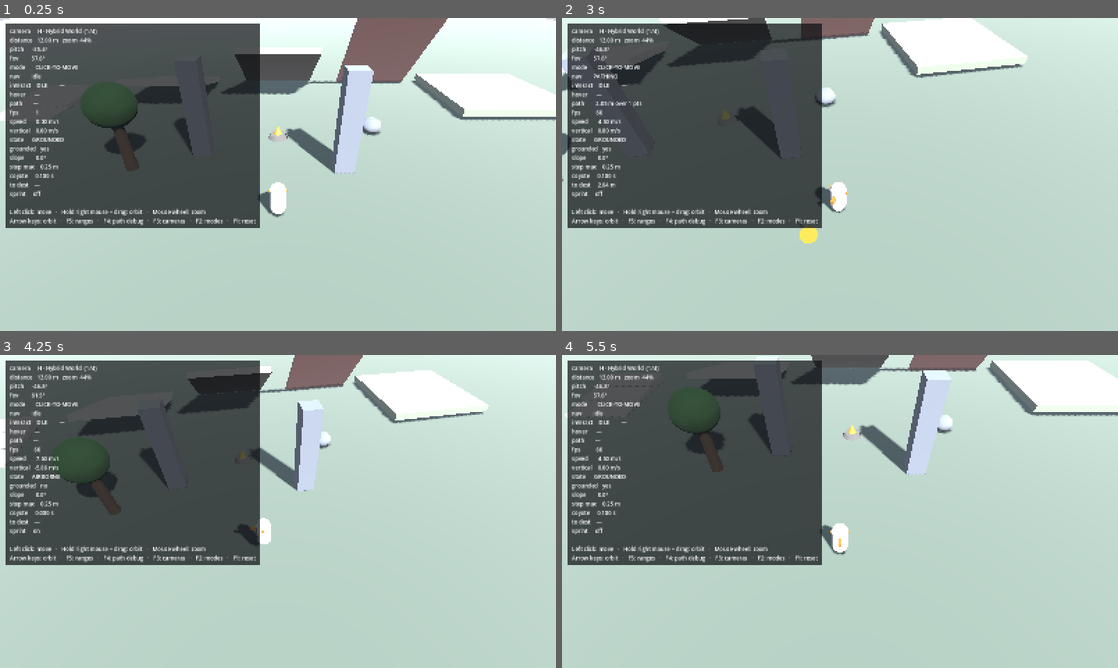
Above: before the commit, frames 1-4 (two rows, left to right).
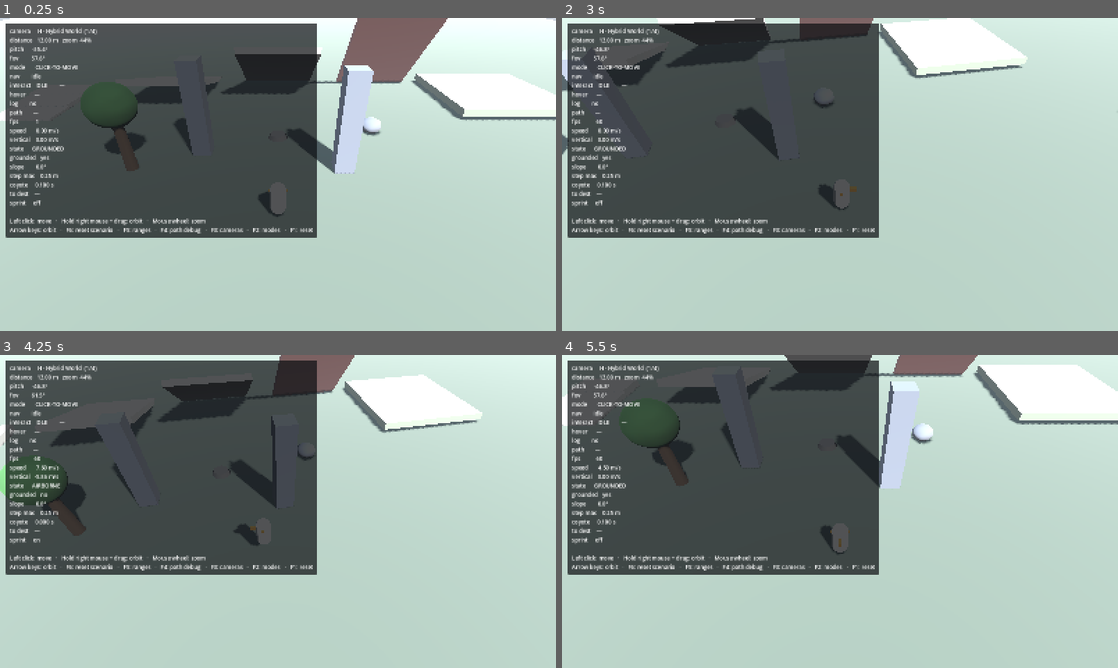
Above: after the commit, the same moments.

Repository: madpai/umbral
Game: Godot game, scene res://main.tscn
Two runs of this game, one before a commit and one after it. Both use one fixed random seed, a clock stepped at 60 frames per second and the inputs below.
Inputs (mouse positions are in pixels of both pictures, inside the frame that each line leads up to):
- Up to frame 1 (0.25 s): no input
- Up to frame 2 (3 s): move the mouse to (962, 158) at 0.52 s; hold D (move_right) 0.53-1.25 s; tap Down (look_down) at 0.6 s; click (962, 158) at 0.67 s; tap Space (jump) at 0.77 s; drag from (728, 190) to (812, 237) at 1.27 s; tap Enter at 2 s; move the mouse to (895, 105) at 2.02 s; hold D (move_right) 2.03-2.75 s; tap Right (look_right) at 2.1 s; click (895, 105) at 2.17 s; drag from (812, 237) to (673, 127) at 2.77 s
- Up to frame 3 (4.25 s): move the mouse to (444, 558) at 3.52 s; hold A (move_left) from 3.53 s (still down); hold Shift (sprint) from 3.53 s (still down); click (444, 558) at 3.67 s; tap Space (jump) at 3.77 s; tap F6 (reset_scenario, bound only after the commit) at 4.15 s
- Up to frame 4 (5.5 s): release A (move_left) at 4.25 s; release Shift (sprint) at 4.25 s; drag from (673, 464) to (756, 433) at 4.27 s; move the mouse to (867, 511) at 5.02 s; hold S (move_back) from 5.03 s (still down); tap Left (look_left) at 5.1 s; click (867, 511) at 5.17 s

The runs differ from the first frame. In frame 1, 10% of the frame differs, in the area x 1-57%, y 1-71%; in frame 2, 11%; in frame 3, 16%; in frame 4, 18%, in the area x 0-100%, y 0-71%.

Commit message:
Prototype first consequence loop
Add one causal loop (tree grants a log; campfire consumes it and ignites) to
test whether interaction feels more satisfying when it produces a visible
world consequence, plus a debug scenario reset and provisional design notes
on world-first inventory communication.

Diff:
--- a/prototype/interaction/interactable.gd
+++ b/prototype/interaction/interactable.gd
@@ -12,13 +12,18 @@
 
 signal interaction_completed(interactable: Interactable)
 
-enum VisualState { AVAILABLE, HOVERED, ACTIVE, COMPLETED }
+enum VisualState { AVAILABLE, HOVERED, ACTIVE, COMPLETED, DEPLETED, LIT, REFUSED }
 
 @export var profile: InteractionProfile
 
 @onready var visual: Node3D = $Visual
 @onready var progress_ring: MeshInstance3D = $ProgressRing
 @onready var range_ring: MeshInstance3D = $RangeRing
+## Optional, looked up by name. Hidden when a log source depletes.
+@onready var _canopy: Node3D = get_node_or_null("Visual/Canopy")
+## Optional, looked up by name. Shown when a campfire ignites.
+@onready var _flame: Node3D = get_node_or_null("Visual/Flame")
+@onready var _fire_light: OmniLight3D = get_node_or_null("FireLight")
 
 var _state: VisualState = VisualState.AVAILABLE
 var _meshes: Array[MeshInstance3D] = []
@@ -27,6 +32,11 @@
 var _visual_base_scale := Vector3.ONE
 var _reset_timer := 0.0
 var _pulse := 0.0
+var _refuse_timer := 0.0
+var _flicker := 0.0
+## Causal state. Disposable prototype scaffolding, not a resource model.
+var depleted := false
+var lit := false
 
 
 func _ready() -> void:
@@ -36,6 +46,10 @@
 	_collect_meshes(visual)
 	progress_ring.visible = false
 	range_ring.visible = false
+	if _flame != null:
+		_flame.visible = false
+	if _fire_light != null:
+		_fire_light.visible = false
 	range_ring.scale = Vector3(profile.interaction_range, 1.0, profile.interaction_range)
 	_apply_tint()
 
@@ -57,6 +71,20 @@
 
 
 func _process(delta: float) -> void:
+	if _refuse_timer > 0.0:
+		_refuse_timer -= delta
+		if _refuse_timer <= 0.0:
+			_set_state(VisualState.DEPLETED if depleted
+					else (VisualState.LIT if lit else VisualState.AVAILABLE))
+
+	if lit and _fire_light != null:
+		# Placeholder flicker: a sine on the light energy and the flame scale.
+		# Readability, not atmosphere.
+		_flicker += delta * 9.0
+		_fire_light.light_energy = 3.2 + sin(_flicker) * 0.45 + sin(_flicker * 2.7) * 0.2
+		if _flame != null:
+			_flame.scale = Vector3.ONE * (1.0 + sin(_flicker * 1.6) * 0.09)
+
 	if _state == VisualState.COMPLETED and profile.reset_seconds > 0.0:
 		_reset_timer -= delta
 		if _reset_timer <= 0.0:
@@ -73,7 +101,73 @@
 # ------------------------------------------------------------- player API ----
 
 func is_available() -> bool:
+	if depleted or lit:
+		return false
 	return _state != VisualState.COMPLETED
+
+
+## The object's own rule about whether it will accept work right now. Takes the
+## player's log state as a plain bool so the object never learns what a player
+## is. Returns an empty string when the interaction is allowed, otherwise the
+## debug-HUD reason it was refused.
+func refusal_reason(player_has_log: bool) -> String:
+	match profile.role:
+		InteractionProfile.Role.LOG_SOURCE:
+			if depleted:
+				return "%s is bare" % profile.display_name
+			if player_has_log:
+				# One log at a time. Refusing rather than wasting the only tree
+				# in the scene: see CONSEQUENCE_TEST.md.
+				return "already carrying a log"
+		InteractionProfile.Role.CAMPFIRE:
+			if lit:
+				return "%s is already lit" % profile.display_name
+			if not player_has_log:
+				return "no log to burn"
+		_:
+			if _state == VisualState.COMPLETED:
+				return "%s is spent" % profile.display_name
+	return ""
+
+
+## Brief red flash. The whole "you cannot do that" feedback.
+func refuse() -> void:
+	_refuse_timer = profile.refuse_flash_seconds
+	_set_state(VisualState.REFUSED)
+
+
+func deplete() -> void:
+	depleted = true
+	if _canopy != null:
+		_canopy.visible = false
+	_set_state(VisualState.DEPLETED)
+
+
+func ignite() -> void:
+	lit = true
+	if _flame != null:
+		_flame.visible = true
+	if _fire_light != null:
+		_fire_light.visible = true
+	_set_state(VisualState.LIT)
+
+
+## Debug-only. Puts the object back to its opening condition.
+func reset_scenario() -> void:
+	depleted = false
+	lit = false
+	_refuse_timer = 0.0
+	_reset_timer = 0.0
+	progress_ring.visible = false
+	if _canopy != null:
+		_canopy.visible = true
+	if _flame != null:
+		_flame.visible = false
+	if _fire_light != null:
+		_fire_light.visible = false
+		_fire_light.light_energy = 3.2
+	visual.scale = _visual_base_scale
+	_set_state(VisualState.AVAILABLE)
 
 
 func interaction_range() -> float:
@@ -118,8 +212,14 @@
 
 func complete_interaction() -> void:
 	progress_ring.visible = false
-	_set_state(VisualState.COMPLETED)
-	_reset_timer = profile.reset_seconds
+	match profile.role:
+		InteractionProfile.Role.LOG_SOURCE:
+			deplete()
+		InteractionProfile.Role.CAMPFIRE:
+			ignite()
+		_:
+			_set_state(VisualState.COMPLETED)
+			_reset_timer = profile.reset_seconds
 	# The visible "something happened" beat. Deliberately just a pop and a
 	# colour change: no felling, no resources, no inventory.
 	var tween := create_tween()
@@ -139,6 +239,9 @@
 		VisualState.HOVERED: return "hovered"
 		VisualState.ACTIVE: return "active"
 		VisualState.COMPLETED: return "completed"
+		VisualState.DEPLETED: return "depleted"
+		VisualState.LIT: return "lit"
+		VisualState.REFUSED: return "refused"
 		_: return "available"
 
 
@@ -162,5 +265,14 @@
 		VisualState.COMPLETED:
 			tint = profile.complete_tint
 			strength = profile.tint_strength
+		VisualState.DEPLETED:
+			tint = profile.depleted_tint
+			strength = profile.tint_strength
+		VisualState.LIT:
+			tint = profile.active_tint
+			strength = profile.tint_strength * 0.5
+		VisualState.REFUSED:
+			tint = profile.refuse_tint
+			strength = profile.tint_strength
 	for i in _materials.size():
 		_materials[i].albedo_color = _base_colours[i].lerp(tint, strength)
--- a/prototype/interaction/interaction_profile.gd
+++ b/prototype/interaction/interaction_profile.gd
@@ -8,8 +8,17 @@
 class_name InteractionProfile
 extends Resource
 
+## What this object does when an interaction completes. Three cases, hard-coded,
+## because there are three objects. This is NOT an effect system.
+enum Role {
+	PLACEHOLDER,  ## completes and resets; produces nothing
+	LOG_SOURCE,   ## grants one log, then depletes permanently
+	CAMPFIRE,     ## consumes one log and ignites, then stays lit
+}
+
 ## Shown on the debug HUD.
 @export var display_name := "Object"
+@export var role: Role = Role.PLACEHOLDER
 
 @export_group("Approach")
 ## The character stops and works once it is this close to the object.
@@ -32,6 +41,11 @@
 @export var hover_tint := Color(1.0, 0.95, 0.7, 1.0)
 @export var active_tint := Color(1.0, 0.75, 0.35, 1.0)
 @export var complete_tint := Color(0.55, 0.85, 0.55, 1.0)
+## Used for the depleted stump and any other spent state.
+@export var depleted_tint := Color(0.32, 0.28, 0.24, 1.0)
+## Flashed when the object refuses an interaction.
+@export var refuse_tint := Color(0.9, 0.3, 0.25, 1.0)
+@export_range(0.1, 3.0, 0.05) var refuse_flash_seconds := 0.5
 ## How strongly hover/active tints replace the object's own colour.
 @export_range(0.0, 1.0, 0.05) var tint_strength := 0.55
 ## Pulses per second while interacting.
--- a/prototype/interaction/profiles_campfire.tres
+++ b/prototype/interaction/profiles_campfire.tres
@@ -4,11 +4,12 @@
 
 [resource]
 script = ExtResource("1_p")
+role = 2
 display_name = "Campfire"
 interaction_range = 2.0
 approach_fraction = 0.65
 facing_tolerance_degrees = 30.0
-duration = 0.9
+duration = 1.1
 reset_seconds = 3.0
 tint_strength = 0.55
 pulse_speed = 4.0
--- a/prototype/interaction/profiles_rock.tres
+++ b/prototype/interaction/profiles_rock.tres
@@ -4,6 +4,7 @@
 
 [resource]
 script = ExtResource("1_p")
+role = 0
 display_name = "Rock"
 interaction_range = 2.2
 approach_fraction = 0.7
--- a/prototype/interaction/profiles_tree.tres
+++ b/prototype/interaction/profiles_tree.tres
@@ -4,6 +4,7 @@
 
 [resource]
 script = ExtResource("1_p")
+role = 1
 display_name = "Tree"
 interaction_range = 2.6
 approach_fraction = 0.7
--- a/prototype/main.gd
+++ b/prototype/main.gd
@@ -52,7 +52,7 @@
 	_marker.visible = true
 	_reject_timer = REJECT_FLASH_SECONDS
 
-const CONTROLS_CLICK := "Left click: move   ·   Hold right mouse + drag: orbit   ·   Mouse wheel: zoom\nArrow keys: orbit   ·   F5: ranges   ·   F4: path debug   ·   F3: cameras   ·   F2: modes   ·   F1: reset"
+const CONTROLS_CLICK := "Left click: move   ·   Hold right mouse + drag: orbit   ·   Mouse wheel: zoom\nArrow keys: orbit   ·   F6: reset scenario   ·   F5: ranges   ·   F4: path debug   ·   F3: cameras   ·   F2: modes   ·   F1: reset"
 const CONTROLS_DIRECT := "WASD: move (cancels path)   ·   Mouse: look   ·   Wheel: zoom   ·   Shift: sprint   ·   Space: jump\nF4: path debug   ·   F3: cameras   ·   F2: control modes   ·   F1: reset   ·   Esc: free mouse"
 
 
@@ -156,6 +156,8 @@
 func _unhandled_input(event: InputEvent) -> void:
 	if event.is_action_pressed("toggle_path_debug"):
 		_player.set_path_debug(not _player.path_debug_enabled())
+	elif event.is_action_pressed("reset_scenario"):
+		_player.reset_scenario(_interactables)
 
 
 func _process(delta: float) -> void:
@@ -186,6 +188,8 @@
 		path_text = "%5.2f m over %d pts" % [path_length, _player.remaining_path_points()]
 	elif _reject_timer > 0.0:
 		path_text = "UNREACHABLE"
+	var refusal := _player.refusal_text()
+	var refusal_text := "" if refusal == "" else "        (%s)" % refusal
 	var progress := _player.interaction_progress()
 	var progress_text := "" if progress < 0.0 else "  %3.0f%%" % (progress * 100.0)
 	var controls := CONTROLS_CLICK if _player.control_mode == PrototypePlayer.ControlMode.CLICK_TO_MOVE \
@@ -201,6 +205,7 @@
 		"interact   %-11s %s%s" % [
 			_player.interaction_state_name(), _player.interaction_target_name(), progress_text],
 		"hover      %s" % _player.hover_target_name(),
+		"log        %s%s" % [_player.has_log_text(), refusal_text],
 		"path       %s" % path_text,
 		"fps        %5d" % Engine.get_frames_per_second(),
 		"speed      %5.2f m/s" % _player.horizontal_speed(),
--- a/prototype/main.tscn
+++ b/prototype/main.tscn
@@ -135,8 +135,11 @@
 height = 0.75
 
 [sub_resource type="StandardMaterial3D" id="Mat_flame"]
-albedo_color = Color(0.9, 0.5, 0.16, 1)
-roughness = 0.6
+albedo_color = Color(1, 0.62, 0.2, 1)
+roughness = 0.4
+emission_enabled = true
+emission = Color(1, 0.55, 0.15, 1)
+emission_energy_multiplier = 3.5
 
 [sub_resource type="CylinderShape3D" id="Shape_fire"]
 height = 0.4
@@ -352,6 +355,13 @@
 mesh = SubResource("CylinderMesh_flame")
 surface_material_override/0 = SubResource("Mat_flame")
 
+[node name="FireLight" type="OmniLight3D" parent="NavRegion/Interactables/Campfire"]
+transform = Transform3D(1, 0, 0, 0, 1, 0, 0, 0, 1, 0, 0.9, 0)
+light_color = Color(1, 0.66, 0.34, 1)
+light_energy = 3.2
+omni_range = 9.0
+shadow_enabled = true
+
 [node name="ProgressRing" type="MeshInstance3D" parent="NavRegion/Interactables/Campfire"]
 transform = Transform3D(1, 0, 0, 0, 1, 0, 0, 0, 1, 0, 0.03, 0)
 mesh = SubResource("CylinderMesh_ring")
--- a/prototype/player/player.gd
+++ b/prototype/player/player.gd
@@ -174,6 +174,12 @@
 var _interact_elapsed := 0.0
 var _completed_hold_left := 0.0
 var _facing_ok := false
+## CAUSAL STATE — disposable prototype scaffolding, NOT inventory architecture.
+## One bool, owned by the player, shown only on the debug HUD. Nothing reads it
+## except the interaction completion path and the readout.
+var has_log := false
+var _refusal_text := ""
+var _refusal_timer := 0.0
 
 
 func _ready() -> void:
@@ -543,7 +549,13 @@
 func begin_interaction(target: Interactable) -> bool:
 	if target == null:
 		return false
-	if not target.is_available():
+
+	# The object decides whether it will accept work. The player only supplies
+	# its own log state as a bool; the object never learns what a player is.
+	var refusal := target.refusal_reason(has_log)
+	if refusal != "":
+		target.refuse()
+		_show_refusal(refusal)
 		interaction_rejected.emit(target)
 		return false
 
@@ -595,6 +607,9 @@
 
 
 func _update_interaction(delta: float) -> void:
+	if _refusal_timer > 0.0:
+		_refusal_timer -= delta
+
 	match interact_state:
 		InteractState.MOVING:
 			if _interact_target == null or not _interact_target.is_available():
@@ -627,13 +642,42 @@
 				_interact_target = null
 				interact_state = InteractState.COMPLETED
 				_completed_hold_left = completed_hold
+				# Order matters: the object changes its own state first, then
+				# the causal effect is applied. Nothing here runs on cancel.
 				finished.complete_interaction()
+				_apply_consequence(finished)
 				interaction_completed.emit(finished)
 
 		InteractState.COMPLETED:
 			_completed_hold_left -= delta
 			if _completed_hold_left <= 0.0:
 				interact_state = InteractState.IDLE
+
+
+## The only place a log is ever granted or consumed. Reached exclusively from
+## the completion branch above, which is why cancelling can never change it.
+func _apply_consequence(finished: Interactable) -> void:
+	match finished.profile.role:
+		InteractionProfile.Role.LOG_SOURCE:
+			if not has_log:
+				has_log = true
+		InteractionProfile.Role.CAMPFIRE:
+			has_log = false
+
+
+func _show_refusal(text: String) -> void:
+	_refusal_text = text
+	_refusal_timer = 1.6
+
+
+## Debug only. Puts the whole causal scenario back to its opening condition.
+func reset_scenario(objects: Array[Interactable]) -> void:
+	cancel_interaction()
+	has_log = false
+	_refusal_text = ""
+	_refusal_timer = 0.0
+	for item in objects:
+		item.reset_scenario()
 
 
 ## Turns the body toward the object using the same smoothing as movement, and
@@ -687,6 +731,14 @@
 	if _interact_target == null or interact_state != InteractState.INTERACTING:
 		return -1.0
 	return clampf(_interact_elapsed / maxf(_interact_target.profile.duration, 0.01), 0.0, 1.0)
+
+
+func has_log_text() -> String:
+	return "yes" if has_log else "no"
+
+
+func refusal_text() -> String:
+	return _refusal_text if _refusal_timer > 0.0 else ""
 
 
 func hover_target_name() -> String:
--- a/prototype/project.godot
+++ b/prototype/project.godot
@@ -114,6 +114,11 @@
 "events": [Object(InputEventKey,"resource_local_to_scene":false,"resource_name":"","device":-1,"window_id":0,"alt_press …(195 unchanged characters)…
 ]
 }
+reset_scenario={
+"deadzone": 0.5,
+"events": [Object(InputEventKey,"resource_local_to_scene":false,"resource_name":"","device":-1,"window_id":0,"alt_pressed":false,"shift_pressed":false,"ctrl_pressed":false,"meta_pressed":false,"pressed":false,"keycode":0,"physical_keycode":4194337,"key_label":0,"unicode":0,"location":0,"echo":false,"script":null)
+]
+}
 
 [navigation]
 
Not shown, changed: DECISIONS.md
Not shown, added: prototype/CONSEQUENCE_TEST.md
Not shown, changed: prototype/TUNING.md
